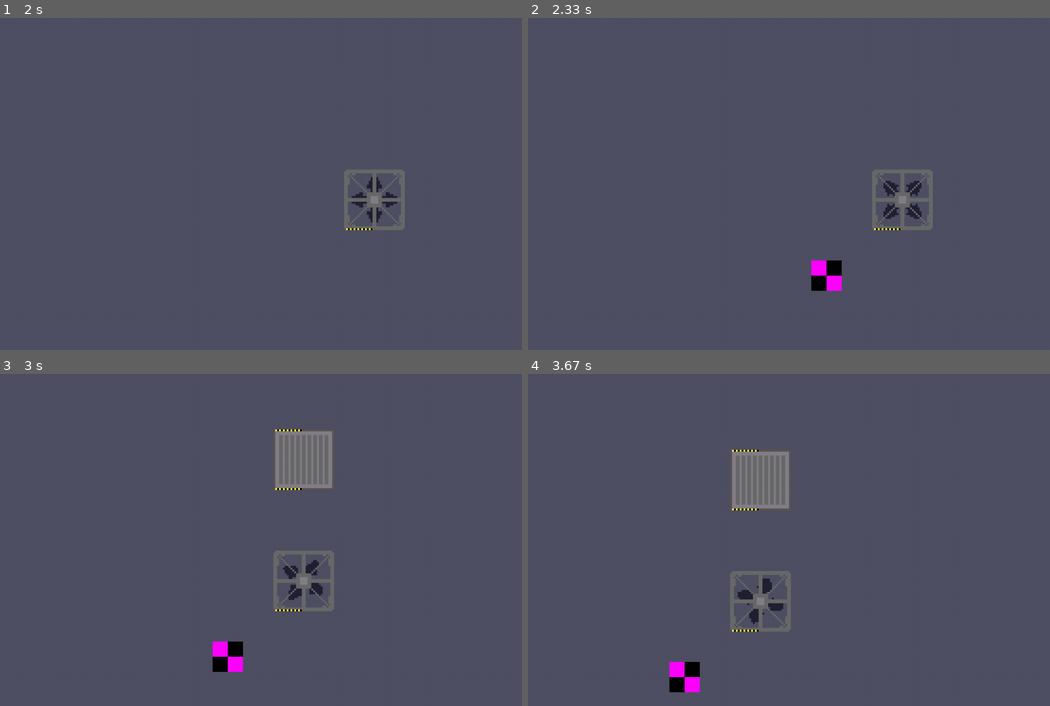
Above: before the commit, frames 1-4 (two rows, left to right).
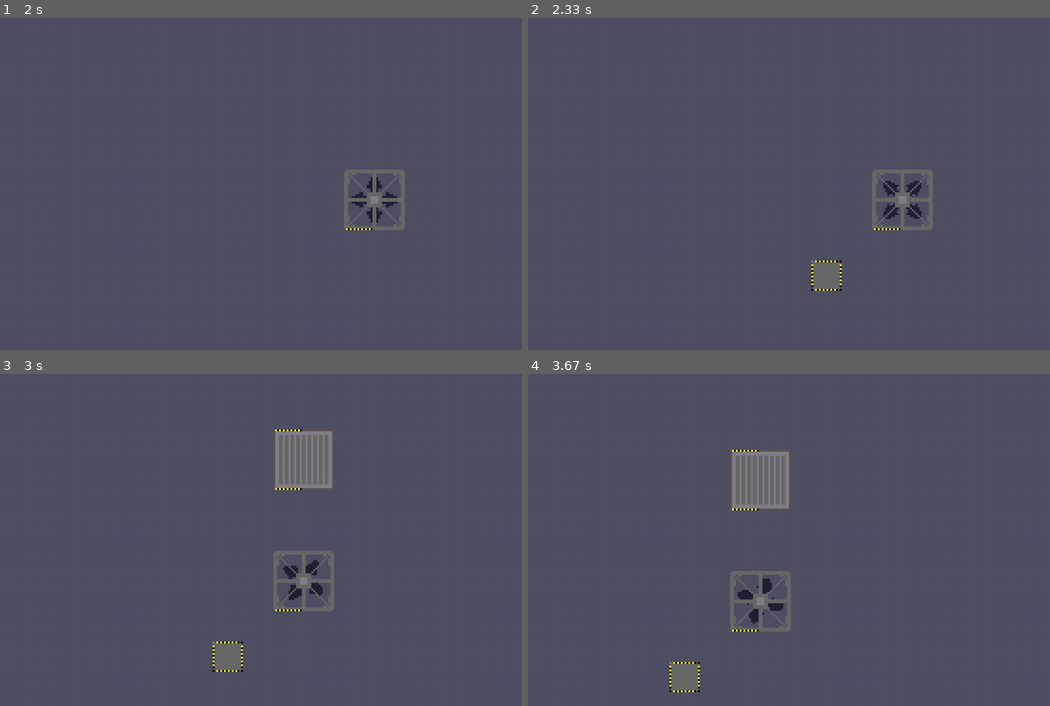
Above: after the commit, the same moments.

Repository: fijianfugufish/factory-game
Game: pygame game, started from main.pyw
Same seed, same stepped clock (60 frames per second), same inputs: the game is played once before the commit and once after it.
Inputs (mouse positions are in pixels of both pictures, inside the frame that each line leads up to):
- Up to frame 1 (2 s): tap B at 0.33 s; hold V 0.67-1.13 s; hold D 0.67-1.13 s; move the mouse to (428, 187) at 0.7 s; tap Z at 1.17 s; hold T 1.5-1.97 s; hold D 1.5-1.97 s; move the mouse to (313, 273) at 1.53 s
- Up to frame 2 (2.33 s): tap T at 2 s
- Up to frame 3 (3 s): hold D 2.33-2.8 s; move the mouse to (339, 427) at 2.37 s; tap I at 2.48 s; hold W from 2.83 s (still down); move the mouse to (323, 583) at 2.87 s; tap B at 2.98 s
- Up to frame 4 (3.67 s): release W at 3.13 s; hold D 3.17-3.63 s; move the mouse to (799, 430) at 3.2 s; tap V at 3.32 s

Frame 1 is identical in both runs. In frame 2, 0.5% of the frame differs, in the area x 54-61%, y 72-83%; in frame 3, 0.5%, in the area x 40-47%, y 80-90%; in frame 4, 0.5%.

Commit message:
fixed routers and names

Diff:
--- a/decodeFactory.py
+++ b/decodeFactory.py
@@ -33,30 +33,39 @@
 visibleTransportsAt: dict[tuple[int, int], int] = {}
 visibleComponentsAt: dict[tuple[int, int], int] = {}
 
-_DrillFrames = [image.load(f"Images/Drill/Drill{i}.png").convert_alpha() for i in range(1, 7)]
-
-_FurnaceFrames = [image.load(f"Images/Furnace/Furnace{i}.png").convert_alpha() for i in range(1, 7)]
-
-_BasicContainerSprite = image.load("Images/Container/BasicContainer.png").convert_alpha()
-
-_ConveyorStraightFrames = [image.load(f"Images/Conveyorbelt/ConveyorStraight/ConveyorStraight{i}.png").convert_alpha() for i in range(1, 9)]
-_ConveyorTurnFrames =     [image.load(f"Images/Conveyorbelt/ConveyorTurn/ConveyorTurn{i}.png").convert_alpha() for i in range(1, 9)]
-
-_CoalSprite = image.load("Images/Ore/Coal.png").convert_alpha()
-_IronOreSprite = image.load("Images/Ore/IronOre.png").convert_alpha()
-
-_SteelIngotSprite = image.load("Images/Ingot/SteelIngot.png").convert_alpha()
+#* producers
+_BasicDrillFrames = [image.load(f"Images/Producer/Drill/Drill{i}.png").convert_alpha() for i in range(1, 7)]
+
+#* machines
+_BasicFurnaceFrames = [image.load(f"Images/Machine/Furnace/Furnace{i}.png").convert_alpha() for i in range(1, 7)]
+
+#* inventories
+_BasicContainerSprite = image.load("Images/Inventory/Container/BasicContainer.png").convert_alpha()
+
+#* transports
+_BasicConveyorStraightFrames = [image.load(f"Images/Transport/Conveyorbelt/ConveyorStraight/ConveyorStraight{i}.png").convert_alpha() for i in range(1, 9)]
+_BasicConveyorTurnFrames =     [image.load(f"Images/Transport/Conveyorbelt/ConveyorTurn/ConveyorTurn{i}.png").convert_alpha() for i in range(1, 9)]
+
+#* routers
+_FourWayDistributor =  image.load(f"Images/Router/FourWayDistributor.png").convert()
+_TwoWayDistributor  =  image.load(f"Images/Router/TwoWayDistributor.png").convert()
+
+#* items
+_CoalSprite = image.load("Images/Item/Ore/Coal.png").convert_alpha()
+_IronOreSprite = image.load("Images/Item/Ore/IronOre.png").convert_alpha()
+
+_SteelIngotSprite = image.load("Images/Item/Ingot/SteelIngot.png").convert_alpha()
 
 class Producer(pygameui.AnimatableSprite):
     def __init__(self, x, y, id, worldPos, type, **kwargs):
         super().__init__(x, y, w = 2 * 64, h = 2 * 64, **kwargs)
 
         match type:
-            case "Drill":
-                self._image = _DrillFrames[0]
-                self._OriginalImage = _DrillFrames[0]
-
-                self.addAnimation("drill", *_DrillFrames)
+            case "BasicDrill":
+                self._image = _BasicDrillFrames[0]
+                self._OriginalImage = _BasicDrillFrames[0]
+
+                self.addAnimation("drill", *_BasicDrillFrames)
                 self.startAnimation("drill", 8)
             case _:
                 raise ValueError("unknown producer type")
@@ -71,13 +80,13 @@
         super().__init__(x, y, w = 1 * 64, h = 1 * 64, autoAnimate = False, **kwargs)
 
         match type:
-            case "StandardConveyorBelt":
+            case "BasicConveyor":
                 if bent:
-                    self.changeImage(_ConveyorTurnFrames[0])
-                    self.addAnimation("move", *_ConveyorTurnFrames)
+                    self.changeImage(_BasicConveyorTurnFrames[0])
+                    self.addAnimation("move", *_BasicConveyorTurnFrames)
                 else:
-                    self.changeImage(_ConveyorStraightFrames[0])
-                    self.addAnimation("move", *_ConveyorStraightFrames)
+                    self.changeImage(_BasicConveyorStraightFrames[0])
+                    self.addAnimation("move", *_BasicConveyorStraightFrames)
 
                 self.currentAnimation = "move"
             case _:
@@ -95,9 +104,9 @@
         super().__init__(x, y, w = 2 * 64, h = 2 * 64, **kwargs)
 
         match type:
-            case "Furnace":
-                self.changeImage(_FurnaceFrames[0])
-                self.addAnimation("cook", *_FurnaceFrames)
+            case "BasicFurnace":
+                self.changeImage(_BasicFurnaceFrames[0])
+                self.addAnimation("cook", *_BasicFurnaceFrames)
                 self.startAnimation("cook", 10)
             case _:
                 raise ValueError(f"unknown machine type {type!r}")
@@ -127,8 +136,10 @@
         super().__init__(x, y, w = 1 * 64, h = 1 * 64, **kwargs)
 
         match type:
-            case "Combiner":
-                ... # no assets
+            case "FourWayDistributor":
+                self.changeImage(_FourWayDistributor)
+            case "TwoWayDistributor":
+                self.changeImage(_TwoWayDistributor)
             case _:
                 raise ValueError(f"unknown router type {type!r}")
 
--- a/encodeFactory.py
+++ b/encodeFactory.py
@@ -269,20 +269,6 @@
             factory.changeTransportTurn(resultTransportId, [None, bendDirection], True)
 
     _checkTransportConnections(factory, resultTransportId)
-
-def _rotateMatrix(matrix, rotations):
-    rotations %= 4
-
-    for _ in range(rotations):
-        matrix = [list(row) for row in zip(*matrix[::-1])]
-
-    return matrix
-
-def _flipMatrixX(matrix):
-    return [row[::-1] for row in matrix]
-
-def _flipMatrixY(matrix):
-    return matrix[::-1]
 
 def _connectComponent(factory: fac.Factory, component: any, componentid: int, transportid: int, isInput: bool):
     if componentid in factory.machines:
@@ -413,11 +399,12 @@
 
     elif isinstance(component, fac.Router):
         if component.size == (1, 1):
-            if component.type == "Combiner":
+            if component.type == "FourWayDistributor":
                 componentPorts = [
-                    (0, 0, fac.Directions.West, 1),
-                    (0, 0, fac.Directions.North, 1),
-                    (0, 0, fac.Directions.East, -1),
+                    (0, 0, fac.Directions.West, 2),
+                    (0, 0, fac.Directions.North, 2),
+                    (0, 0, fac.Directions.East, 2),
+                    (0, 0, fac.Directions.South, 2),
                 ]
 
     if componentPorts is None:
--- a/factory.py
+++ b/factory.py
@@ -125,16 +125,16 @@
     def totalItems(self) -> int:
         return sum(self.inventory.values())
 
-conveyor = Transport(
-    type = "StandardConveyorBelt",
+basicConveyor = Transport(
+    type = "BasicConveyor",
     speed = 2,
     length = 10,
     # input = None,
     # output = None,
 )
 
-furnace = Machine(
-    type = "Furnace",
+basicFurnace = Machine(
+    type = "BasicFurnace",
     recipes = [steelRecipe],
     progress = 0,
     maxItems = 5,
@@ -142,7 +142,7 @@
 )
 
 drill = Producer(
-    type = "Drill",
+    type = "BasicDrill",
     material = Items.Coal,
     speed = 1,
     efficiency = 1,
@@ -151,7 +151,7 @@
 )
 
 drill2 = Producer(
-    type = "Drill",
+    type = "BasicDrill",
     material = Items.IronOre,
     speed = 4,
     efficiency = 5,
@@ -165,10 +165,10 @@
     size = (2, 2)
 )
 
-basicCombiner = Router(
-    type = "Combiner",
+fourWayDistributor = Router(
+    type = "FourWayDistributor",
     maxItems = 2,
-    speed = 0.5,
+    speed = 0.3,
     size = (1, 1),
 )
 
@@ -558,6 +558,25 @@
                 if not inventory.output:
                     inventory.output = None
 
+        for router in self.routers.values():
+            if router.input:
+                router.input = [id for id in router.input if id != transportid]
+
+                if not router.input:
+                    router.input = None
+                    router.inputting = 0
+                else:
+                    router.inputting %= len(router.input)
+
+            if router.output:
+                router.output = [id for id in router.output if id != transportid]
+
+                if not router.output:
+                    router.output = None
+                    router.outputting = 0
+                else:
+                    router.outputting %= len(router.output)
+
     def splitTransport(self, transportid, deletePos):
         transport = self.transports[transportid]
         tiles = self._transportTiles(transport)
@@ -676,6 +695,7 @@
         return beforeId, afterId, destroyedItemids
 
     def destroyTransport(self, transportid: int):
+        self.disconnectTransport(transportid)
         del self.transports[transportid]
 
     def addInventory(self, inventoryTemplate: Inventory) -> int:
@@ -800,23 +820,14 @@
                 farthest = item[1] - 1
 
     def _stepRouters(self, dt):
-        for id, router in self.routers.items():
+        for router in self.routers.values():
             router.progress += dt
 
             if router.progress < router.speed:
                 router.ready = False
                 continue
 
-            # set ready flag
             router.ready = True
-
-            #todo if router is conditional make the condition affect output
-            if router.output:
-                router.outputting = (router.outputting + 1) % len(router.output)
-
-            if router.input:
-                router.inputting = (router.inputting + 1) % len(router.input)
-
             router.progress = 0
 
     def _stepConnections(self):
@@ -952,26 +963,33 @@
             if not router.ready: continue
 
             if router.output and router.inventory:
-                output = router.output[router.outputting]
-
-                if output in self.transports:
-                    # check for space on the transport
+                for offset in range(len(router.output)):
+                    index = (router.outputting + offset) % len(router.output)
+                    output = router.output[index]
+
+                    if output not in self.transports:
+                        continue
+
                     transport = self.transports[output]
-                    if transport.items:
-                        if transport.items[-1][1] < 1: continue
-
-                    # remove item from router
+
+                    # try next output if blocked
+                    if transport.items and transport.items[-1][1] < 1:
+                        continue
+
                     itemToTransfer = next(iter(router.inventory), None)
                     router.inventory[itemToTransfer] -= 1
 
                     if router.inventory[itemToTransfer] <= 0:
                         del router.inventory[itemToTransfer]
 
-                    # transfer to transport at position 0
                     transport.items.append([itemToTransfer, 0])
-                    # id item
                     transport.itemids.append(self.nextid)
                     self.nextid += 1
+
+                    # start from the non blocked output
+                    router.outputting = (index + 1) % len(router.output)
+
+                    break
 
             if router.input:
                 input = router.input[router.inputting]
@@ -996,6 +1014,8 @@
 
                     # add item into the router
                     router.inventory[itemToTransport] = router.inventory.get(itemToTransport, 0) + 1
+
+                    router.inputting = (router.inputting + 1) % len(router.input)
 
     def step(self, dt: float):
         """main factory update function"""
--- a/main.pyw
+++ b/main.pyw
@@ -41,10 +41,10 @@
 
             if e.type == KEYDOWN:
                 if e.key == K_b:
-                    placeComponent(mainFactory, fac.conveyor, screenToWorld(mouse.get_pos()), direction, (flipx, flipy), bent = bent)
+                    placeComponent(mainFactory, fac.basicConveyor, screenToWorld(mouse.get_pos()), direction, (flipx, flipy), bent = bent)
                     decodeAndRender(mainFactory, dt = dt, forceRender = True)
                 elif e.key == K_v:
-                    placeComponent(mainFactory, fac.furnace, screenToWorld(mouse.get_pos()), direction, (flipx, flipy))
+                    placeComponent(mainFactory, fac.basicFurnace, screenToWorld(mouse.get_pos()), direction, (flipx, flipy))
                     decodeAndRender(mainFactory, dt = dt, forceRender = True)
                 elif e.key == K_c:
                     placeComponent(mainFactory, fac.drill, screenToWorld(mouse.get_pos()), direction, (flipx, flipy))
@@ -56,7 +56,7 @@
                     placeComponent(mainFactory, fac.drill2, screenToWorld(mouse.get_pos()), direction, (flipx, flipy))
                     decodeAndRender(mainFactory, dt = dt, forceRender = True)
                 elif e.key == K_t:
-                    placeComponent(mainFactory, fac.basicCombiner, screenToWorld(mouse.get_pos()), direction, (flipx, flipy))
+                    placeComponent(mainFactory, fac.fourWayDistributor, screenToWorld(mouse.get_pos()), direction, (flipx, flipy))
                     decodeAndRender(mainFactory, dt = dt, forceRender = True)
                 elif e.key == K_o:
                     deleteAt(mainFactory, screenToWorld(mouse.get_pos()))
Binary file added: Images/BuildSystem/Arrows/Arrow.png
Binary file added: Images/Icon/TestIcon.png
Renamed: Images/Container/BasicContainer.png -> Images/Inventory/Container/BasicContainer.png
Renamed: Images/Ingot/CopperIngot.png -> Images/Item/Ingot/CopperIngot.png
Renamed: Images/Ingot/IronIngot.png -> Images/Item/Ingot/IronIngot.png
Renamed: Images/Ingot/SteelIngot.png -> Images/Item/Ingot/SteelIngot.png
Renamed: Images/Ingot/TitaniumIngot.png -> Images/Item/Ingot/TitaniumIngot.png
Renamed: Images/Ore/Coal.png -> Images/Item/Ore/Coal.png
Renamed: Images/Ore/CopperOre.png -> Images/Item/Ore/CopperOre.png
Renamed: Images/Ore/IronOre.png -> Images/Item/Ore/IronOre.png
Renamed: Images/Ore/TitaniumOre.png -> Images/Item/Ore/TitaniumOre.png
Renamed: Images/Wood/Log.png -> Images/Item/Wood/Log.png
(and 31 more such lines)
